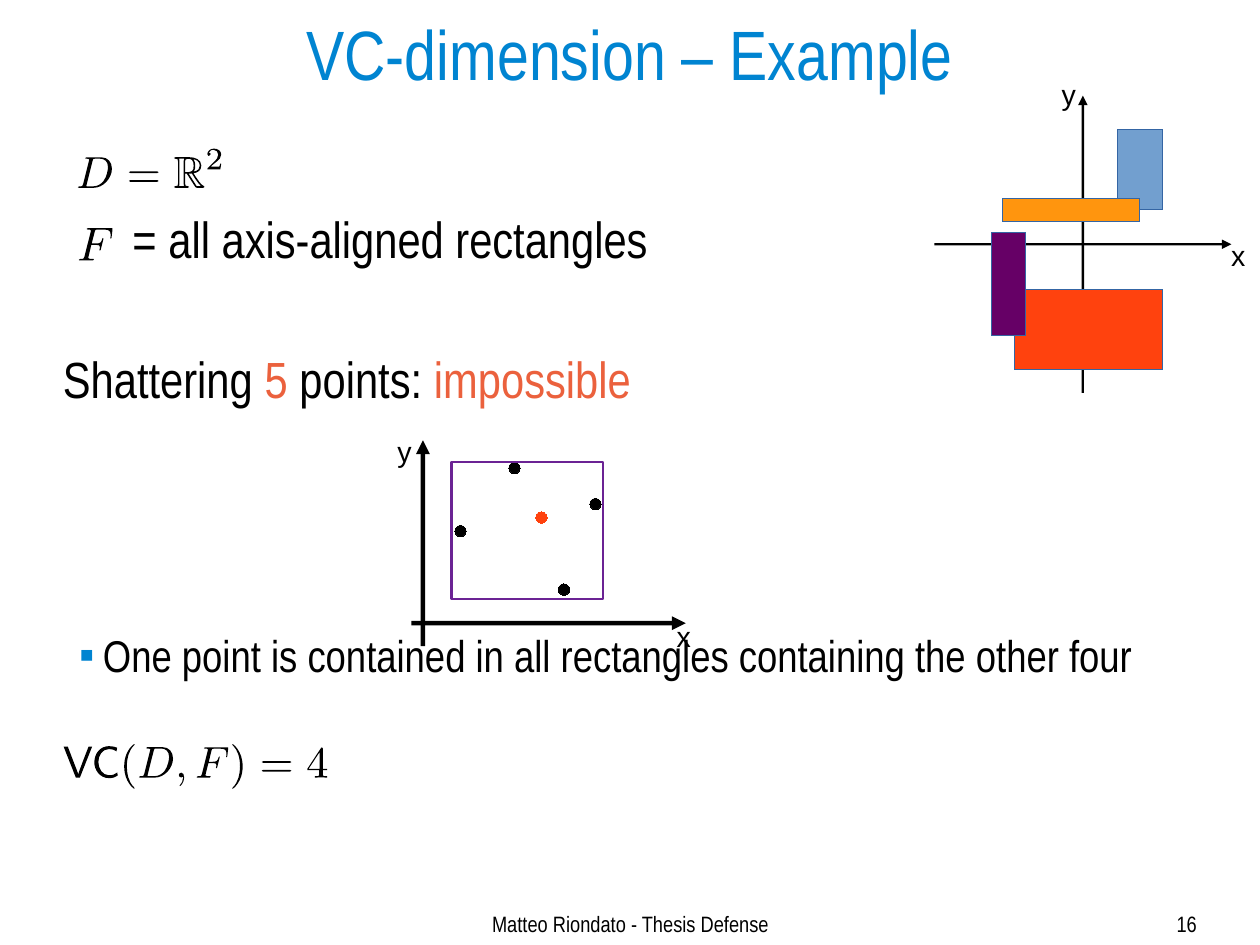
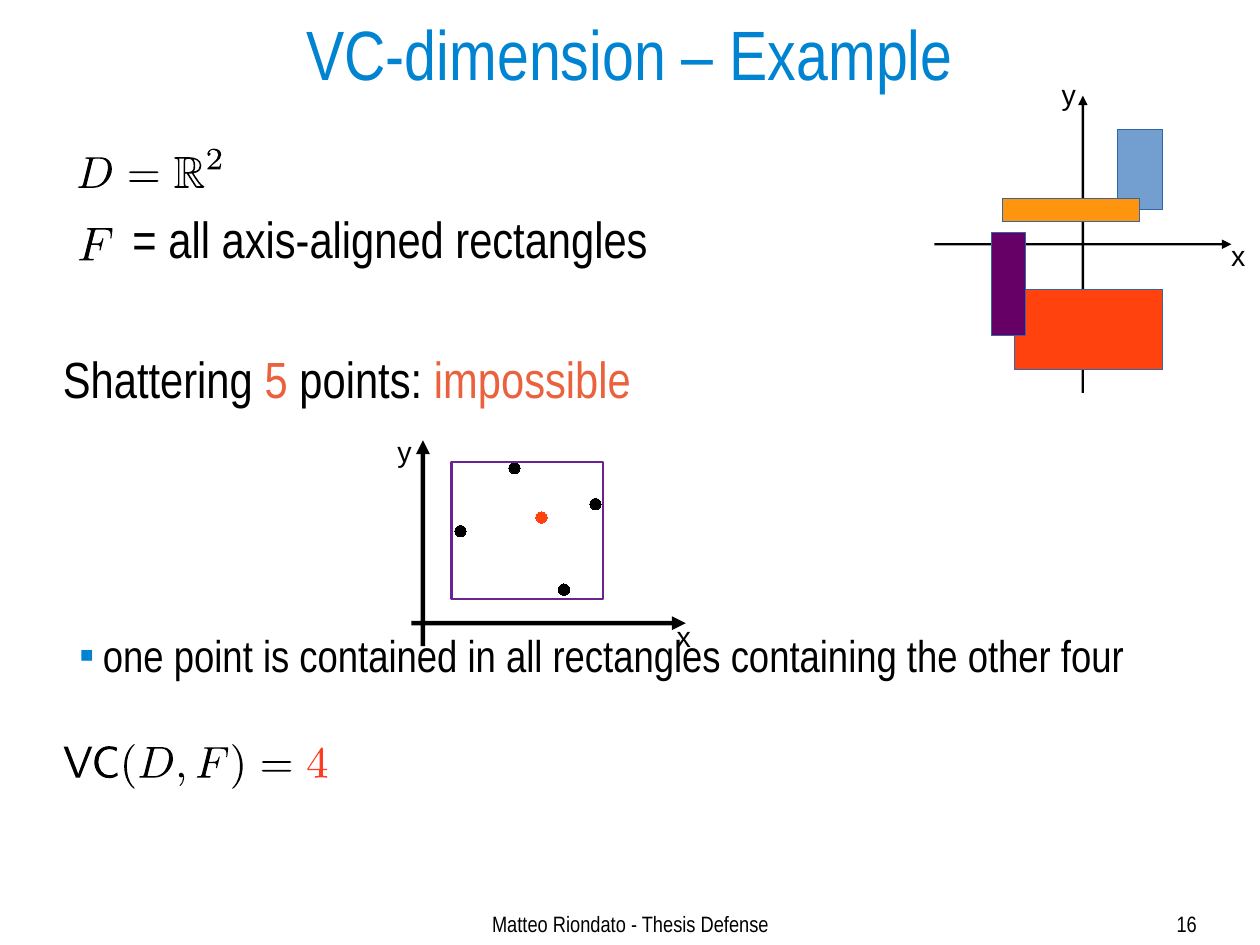
Before and after one commit to ZhizhongIsaacChen/dissertation, a slide deck: slide 16 of defense/Defense-talk.odp. Drawn at 1260x945 pixels with LibreOffice and Linux fonts; fonts in the diff are those of the drawing. Boxes give left, top, right and bottom in pixels: in the first picture for what was removed or moved away, otherwise in the second. Text is boxed around its words. In the diff, an @@ line names an element or a change of style, - is before the commit and + after.

```diff
--- a/defense/Defense-talk.odp
+++ b/defense/Defense-talk.odp
@@ text at [103,636,1124,680]: text changed @@
-  ■ One point is contained in all rectangles containing the other four
+  ■ one point is contained in all rectangles containing the other four
@@ freeform shape at [308,748,327,777]: fill #000000 to #FF3B21 @@
```
Also in this commit, not shown: 28 other slides changed, 1 slide removed.
